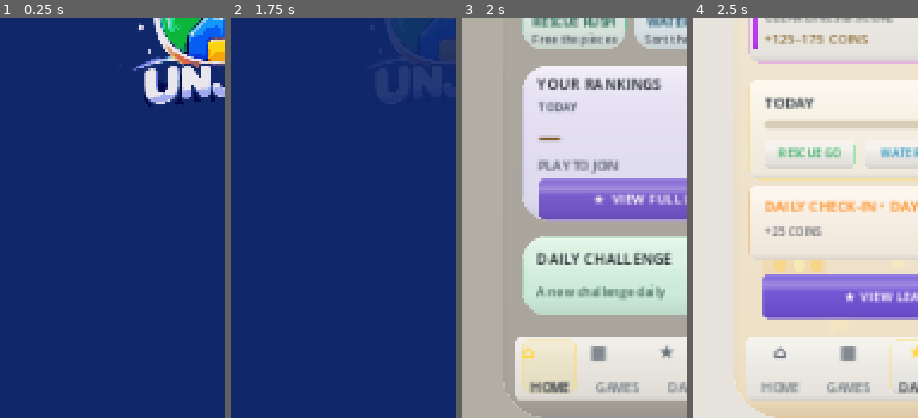
Above: before the commit, frames 1-4 (left to right).
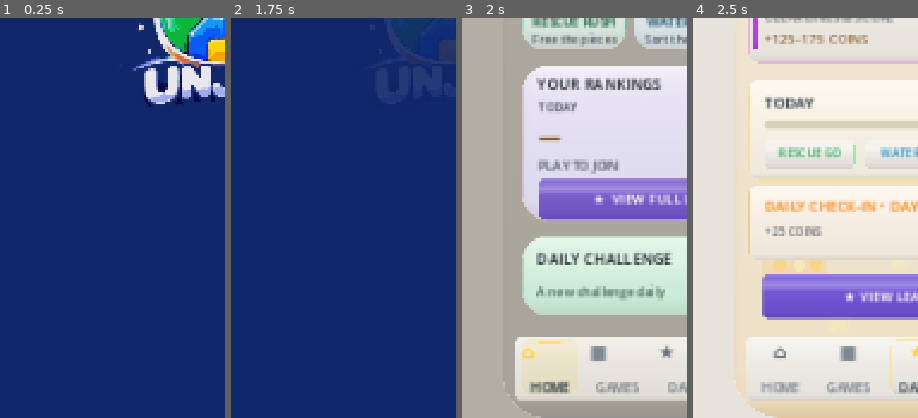
Above: after the commit, the same moments.

Repository: eghosa001/unjam
Game: Godot game, scene res://scenes/Boot.tscn
The game is run twice, just before and just after one commit, with the same random seed, the same clock (stepped at 60 frames per second) and the same inputs.
Inputs (mouse positions are % of the whole screen's width and height, from its top left):
- Up to frame 1 (0.25 s): no input
- Up to frame 2 (1.75 s): tap Enter at 0.5 s; move the mouse to (72, 45) at 0.52 s; click (72, 45) at 0.67 s; tap Space at 1.25 s; drag from (30, 55) to (45, 70) at 1.27 s
- Up to frame 3 (2 s): no input
- Up to frame 4 (2.5 s): click "PLAY DAILY" at 2 s
The pictures show only the part of the screen within x 0-50%, y 50-100%; the shares and areas given below are measured in that part.

Frames 1-2 are identical in both runs. In frame 3, 0.3% of the frame differs, in the area x 26-52%, y 80-93%; in frame 4, nothing differs.

Commit message:
Standardize selected-tab gold visual indicators throughout UNJAM
* Use one subdued gold selected-tab material and size across all Figma surfaces

* Use one subdued gold selected-tab material and size across all Figma surfaces

* Use one subdued gold selected-tab material and size across all Figma surfaces

* Verify matching active tab material and marker geometry on all screen navs

Diff:
--- a/scripts/ui/premium_home_direct_levels.gd
+++ b/scripts/ui/premium_home_direct_levels.gd
@@ -706,9 +706,17 @@
 			var plate := PanelContainer.new()
 			plate.name = "HomeNavActivePlate"
 			plate.mouse_filter = Control.MOUSE_FILTER_IGNORE
-			plate.add_theme_stylebox_override("panel", RefCanvas.flat_gloss(Color(accent.r, accent.g, accent.b, 0.12 if _home_dark() else 0.15), 12, Color(accent.r, accent.g, accent.b, 0.40), 1, 0.16))
-			RefCanvas.set_rect(plate, float(item[3]) + 8.0, 761, 56, 58)
+			# Shared selection geometry/material: same x inset, radius and tiny
+			# marker as Choose Game and all shared Figma pages.
+			plate.add_theme_stylebox_override("panel", RefCanvas.flat_gloss(Color(accent.r, accent.g, accent.b, 0.12 if _home_dark() else 0.15), 14, Color(accent.r, accent.g, accent.b, 0.34), 1, 0.10))
+			RefCanvas.set_rect(plate, float(item[3]) + 7.0, 761, 58, 58)
 			canvas.add_child(plate)
+			var shine := PanelContainer.new()
+			shine.name = "HomeNavActiveShine"
+			shine.mouse_filter = Control.MOUSE_FILTER_IGNORE
+			shine.add_theme_stylebox_override("panel", RefCanvas.solid_box(Color(accent.r, accent.g, accent.b, 0.82), 1))
+			RefCanvas.set_rect(shine, float(item[3]) + 24.0, 763, 24, 2)
+			canvas.add_child(shine)
 		var glyph := _add_text(canvas, item[1], Rect2(float(item[2]) - 1.0, 761, 58, 24), 18, icon_color, true)
 		glyph.name = "HomeNavGlyph_%s" % String(item[0])
 		glyph.vertical_alignment = VERTICAL_ALIGNMENT_CENTER
--- a/scripts/ui/premium_live_hub_3d.gd
+++ b/scripts/ui/premium_live_hub_3d.gd
@@ -278,11 +278,11 @@
 	canvas.add_child(top_gloss)
 
 	var items := [
-		["HOME", "⌂", 22.0, 14.0, Callable(self, "_go_home"), false, Color("#ffd54f")],
-		["GAMES", "▦", 94.0, 86.0, Callable(), true, Color("#ffd54f")],
-		["DAILY", "★", 166.0, 158.0, func(): get_parent().call("build_daily_games"), false, Color("#ffd54f")],
-		["COLLECT", "◆", 238.0, 230.0, func(): get_parent().call("build_collection"), false, Color("#ffd54f")],
-		["SETTINGS", "⚙", 310.0, 302.0, func(): get_parent().call("build_settings"), false, Color("#ffd54f")],
+		["HOME", "⌂", 22.0, 14.0, Callable(self, "_go_home"), false, Color(1.0, 0.84, 0.24)],
+		["GAMES", "▦", 94.0, 86.0, Callable(), true, Color(1.0, 0.84, 0.24)],
+		["DAILY", "★", 166.0, 158.0, func(): get_parent().call("build_daily_games"), false, Color(1.0, 0.84, 0.24)],
+		["COLLECT", "◆", 238.0, 230.0, func(): get_parent().call("build_collection"), false, Color(1.0, 0.84, 0.24)],
+		["SETTINGS", "⚙", 310.0, 302.0, func(): get_parent().call("build_settings"), false, Color(1.0, 0.84, 0.24)],
 	]
 	for item in items:
 		var selected: bool = bool(item[5])
@@ -293,7 +293,7 @@
 		if selected:
 			var plate := PanelContainer.new()
 			plate.name = "SelectorNavActivePlate_%s" % String(item[0])
-			plate.add_theme_stylebox_override("panel", RefCanvas.flat_gloss(Color(accent.r,accent.g,accent.b,0.12 if _selector_dark() else 0.15), 14, Color(accent.r,accent.g,accent.b,0.40), 1, 0.16))
+			plate.add_theme_stylebox_override("panel", RefCanvas.flat_gloss(Color(accent.r,accent.g,accent.b,0.12 if _selector_dark() else 0.15), 14, Color(accent.r,accent.g,accent.b,0.34), 1, 0.10))
 			RefCanvas.set_rect(plate, float(item[3]) + 7.0, 761, 58, 58)
 			plate.mouse_filter = Control.MOUSE_FILTER_IGNORE
 			canvas.add_child(plate)
--- a/scripts/ui/premium_main_casual.gd
+++ b/scripts/ui/premium_main_casual.gd
@@ -561,7 +561,7 @@
 		var icon_color := accent if selected else idle_text
 		if selected:
 			var plate_fill := Color(accent.r, accent.g, accent.b, 0.12 if use_dark else 0.15)
-			var plate_border := Color(accent.r, accent.g, accent.b, 0.38 if use_dark else 0.44)
+			var plate_border := Color(accent.r, accent.g, accent.b, 0.34)
 			_figma_solid_card(
 				canvas,
 				"StdNavActivePlate_%s" % String(key),
--- a/tests/validate_bottom_nav_touch_zones.gd
+++ b/tests/validate_bottom_nav_touch_zones.gd
@@ -108,7 +108,27 @@
 		if k.to_lower() == "daily" and glyph.text != "★":
 			return _fail("%s Daily tab has a different icon from other surfaces" % prefix)
 		controls.append(hit)
-	return _check_controls(controls,prefix)
+	if not _check_controls(controls,prefix):
+		return false
+	if selected.is_empty():
+		# Ancillary pages such as Goals/Friends/Compete must not pretend a
+		# primary bottom tab is selected.
+		return owner.find_child("%sActivePlate_*" % prefix,true,false) == null
+	var hit_x := {"home":14.0,"games":86.0,"daily":158.0,"collection":230.0,"settings":302.0}
+	var plate_name := "HomeNavActivePlate" if home else "%sActivePlate_%s" % [prefix,selected.to_upper() if prefix == "SelectorNav" else selected.to_lower()]
+	var shine_name := "HomeNavActiveShine" if home else "%sActiveShine_%s" % [prefix,selected.to_upper() if prefix == "SelectorNav" else selected.to_lower()]
+	var plate := owner.find_child(plate_name,true,false) as Control
+	var shine := owner.find_child(shine_name,true,false) as Control
+	if plate == null or shine == null:
+		return _fail("%s lacks the common selected-state plate/quiet highlight for %s" % [prefix,selected])
+	var expected_x := float(hit_x[selected.to_lower()])
+	var pr := Rect2(plate.position,plate.size)
+	var sr := Rect2(shine.position,shine.size)
+	if pr.position.distance_to(Vector2(expected_x+7.0,761.0)) > 0.5 or pr.size.distance_to(Vector2(58.0,58.0)) > 0.5:
+		return _fail("%s selected-state plate has inconsistent spacing or size" % prefix)
+	if sr.position.distance_to(Vector2(expected_x+24.0,763.0)) > 0.5 or sr.size.distance_to(Vector2(24.0,2.0)) > 0.5:
+		return _fail("%s selected-state marker differs from other screens" % prefix)
+	return true
 
 func _check_named(root_node: Node, names: Array[String], label: String) -> bool:
 	var controls: Array[Control] = []
